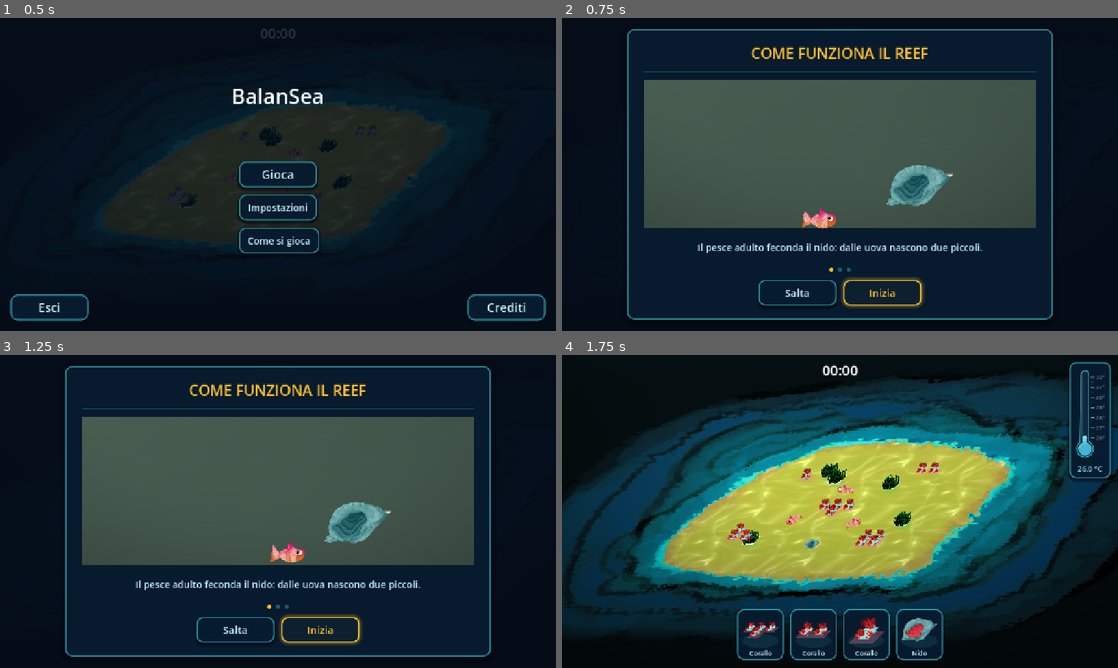
Above: before the commit, frames 1-4 (two rows, left to right).
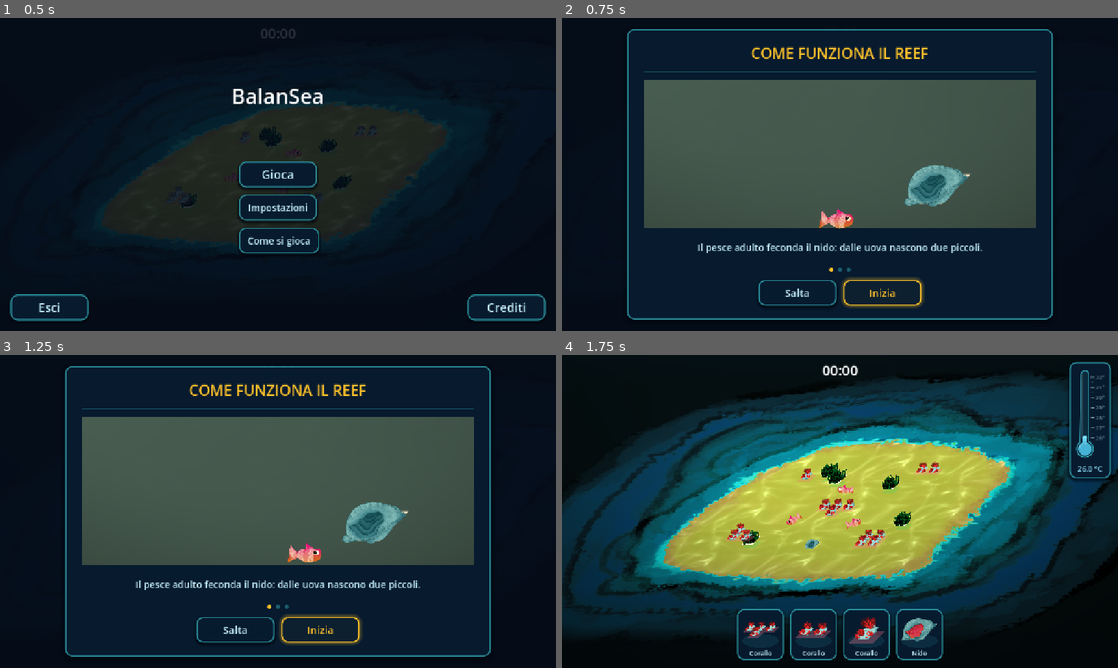
Above: after the commit, the same moments.

Repository: TakFog/rgj2026
Game: Godot game, scene res://main/main.tscn
Same seed, same stepped clock (60 frames per second), same inputs: the game is played once before the commit and once after it. Sound files missing from this copy of the repository are replaced by a short silence.
Inputs:
- Up to frame 1 (0.5 s): no input
- Up to frame 2 (0.75 s): click "Gioca" at 0.5 s
- Up to frame 3 (1.25 s): no input
- Up to frame 4 (1.75 s): click "Inizia" at 1.25 s

Frame 1 is identical in both runs. In frame 2, 1.6% of the frame differs, in the area x 43-74%, y 46-68%; in frame 3, 1.6%; in frame 4, nothing differs.

Commit message:
fix: match the tutorial stage to the card width

Diff:
--- a/tests/unit/test_tutorial_stage.gd
+++ b/tests/unit/test_tutorial_stage.gd
@@ -24,3 +24,8 @@
 	for node in stage.visual_nodes():
 		for group in [Groups.FISH, Groups.NESTS, Groups.CORALS, Groups.ALGAE, Groups.THREATS]:
 			assert_false(node.is_in_group(group), "%s joined %s" % [node.name, group])
+
+
+func test_stage_width_matches_the_tutorial_card() -> void:
+	assert_eq(TutorialStage.STAGE_SIZE.x, TutorialScreen.CONTENT_WIDTH,
+			"the stage must fill the card's content width")
--- a/ui/b_tutorial_screen.gd
+++ b/ui/b_tutorial_screen.gd
@@ -15,6 +15,8 @@
 
 const SECONDS_PER_STEP := 6.0
 const BUTTON_SIZE := Vector2(180.0, 60.0)
+## Content width of the card; TutorialStage fills it edge to edge.
+const CONTENT_WIDTH := 900.0
 
 var _mode := Mode.START
 var _sequence: TutorialSequence
@@ -66,7 +68,7 @@
 	center.add_child(card)
 
 	var box := VBoxContainer.new()
-	box.custom_minimum_size = Vector2(900.0, 0.0)
+	box.custom_minimum_size = Vector2(CONTENT_WIDTH, 0.0)
 	box.add_theme_constant_override("separation", 18)
 	card.add_child(box)
 
--- a/ui/b_tutorial_stage.gd
+++ b/ui/b_tutorial_stage.gd
@@ -7,7 +7,7 @@
 
 const SEABED_SHADER := preload("res://main/seabed.gdshader")
 const CELL_PX := 56.0
-const STAGE_SIZE := Vector2(820, 340)
+const STAGE_SIZE := Vector2(900, 340)
 const NEST_HEIGHT := 110.0
 const ALGAE_HEIGHT := 90.0
 const CORAL_HEIGHT := 120.0
